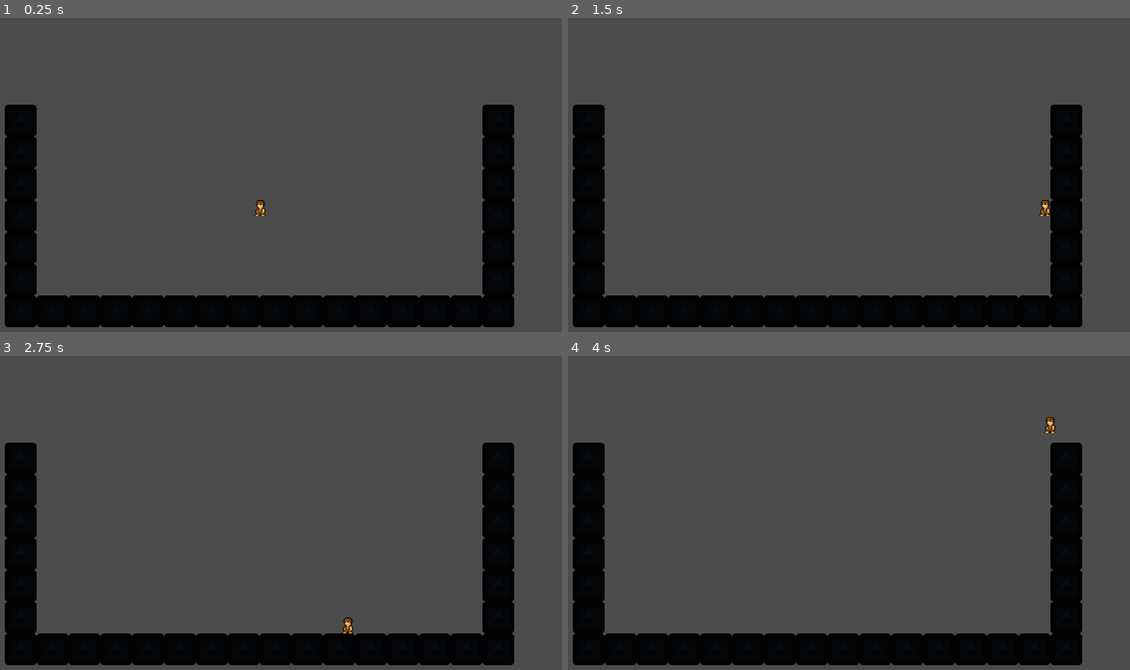
Above: before the commit, frames 1-4 (two rows, left to right).
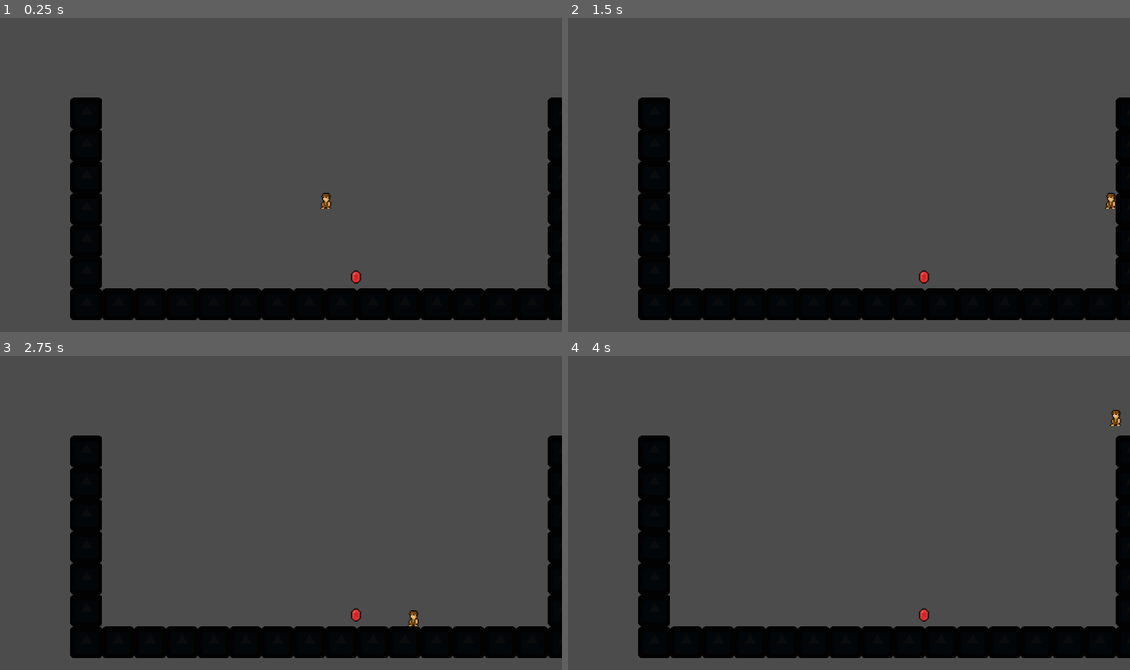
Above: after the commit, the same moments.

Repository: DayvanRider/HALT-Game-Jam-2018-August
Game: Godot game, scene res://level.tscn
Two runs of this game, one before a commit and one after it. Both use one fixed random seed, a clock stepped at 60 frames per second and the inputs below. The engine's default icon, where the game draws it, is replaced by a stand-in: a white triangle on a blue panel in a dark square.
Inputs:
- Up to frame 1 (0.25 s): no input
- Up to frame 2 (1.5 s): hold Right (ui_right) from 0.53 s (still down); tap Up (ui_up) at 0.77 s
- Up to frame 3 (2.75 s): tap Up (ui_up) at 1.52 s; tap Enter at 2 s; release Right (ui_right) at 2.03 s; hold Left (ui_left) from 2.03 s (still down)
- Up to frame 4 (4 s): release Left (ui_left) at 2.78 s; hold Right (ui_right) from 2.78 s (still down); tap Up (ui_up) at 3.02, 3.77 s

The runs differ from the first frame. In frame 1, 17% of the frame differs, in the area x 0-100%, y 25-99%; in frame 2, 17%; in frame 3, 17%; in frame 4, 17%, in the area x 0-100%, y 17-99%.
Error after the commit: Parse Error: Expected ',' or ')' (res://Gameplay/Area2D.gd:12)

Commit message:
Gem work in progress

Diff:
--- /dev/null
+++ b/JSUS/Gameplay/Area2D.gd
@@ -0,0 +1,23 @@
+extends Area2D
+
+# class member variables go here, for example:
+# var a = 2
+# var b = "textvar"
+
+func _ready():
+	get_node("/root/"
+#	contacts_reported = 1
+	# Called when the node is added to the scene for the first time.
+	# Initialization here
+	pass
+
+func _physics_process(delta):
+	var bodies = get_overlapping_bodies()
+	var touchingPlayer = false
+	#Iterate through everybody
+	#print("Gem is visible: " + String(get_node("Sprite").is_visible()))
+	for b in bodies:
+		if b.get_name() == "Player":
+			touchingPlayer = true		#Player found!
+			#print("Player Touched")
+			get_node("../Sprite").set_visible(false)
--- /dev/null
+++ b/JSUS/Gameplay/Gem.tscn
@@ -0,0 +1,33 @@
+[gd_scene load_steps=4 format=2]
+
+[ext_resource path="res://Gameplay/Area2D.gd" type="Script" id=1]
+[ext_resource path="res://assets/Andere/Gem(einzeln).png" type="Texture" id=2]
+
+[sub_resource type="RectangleShape2D" id=1]
+
+custom_solver_bias = 0.0
+extents = Vector2( 5, 10 )
+
+[node name="Gem" type="Node2D" index="0"]
+
+[node name="Area2D" type="Area2D" parent="." index="0"]
+
+input_pickable = true
+gravity_vec = Vector2( 0, 1 )
+gravity = 98.0
+linear_damp = 0.1
+angular_damp = 1.0
+audio_bus_override = false
+audio_bus_name = "Master"
+script = ExtResource( 1 )
+
+[node name="CollisionShape2D" type="CollisionShape2D" parent="Area2D" index="0"]
+
+position = Vector2( 0, 0.500001 )
+scale = Vector2( 1, 0.653846 )
+shape = SubResource( 1 )
+
+[node name="Sprite" type="Sprite" parent="." index="1"]
+
+texture = ExtResource( 2 )
+_sections_unfolded = [ "Visibility" ]
--- a/JSUS/Gameplay/Playercharacter.tscn
+++ b/JSUS/Gameplay/Playercharacter.tscn
@@ -8,7 +8,7 @@
 custom_solver_bias = 0.0
 extents = Vector2( 28.1672, 31.8726 )
 
-[node name="KinematicBody2D" type="KinematicBody2D" index="0"]
+[node name="Player" type="KinematicBody2D"]
 
 position = Vector2( -24, 24 )
 scale = Vector2( 0.25, 0.25 )
@@ -17,17 +17,18 @@
 collision_mask = 1
 collision/safe_margin = 0.08
 script = ExtResource( 1 )
+_sections_unfolded = [ "collision" ]
 GRAVITY = 20
 
 [node name="Sprite" type="Sprite" parent="." index="0"]
 
-position = Vector2( 1.90735e-06, 1.90735e-06 )
+position = Vector2( 1.90735e-006, 1.90735e-006 )
 scale = Vector2( 4, 4 )
 texture = ExtResource( 2 )
 _sections_unfolded = [ "Offset" ]
 
 [node name="CollisionShape2D" type="CollisionShape2D" parent="." index="1"]
 
-position = Vector2( 3.33139, -7.62939e-06 )
+position = Vector2( 3.33139, -7.62939e-006 )
 scale = Vector2( 0.728571, 1 )
 shape = SubResource( 1 )
--- /dev/null
+++ b/JSUS/Gameplay/Score.tscn
@@ -0,0 +1,7 @@
+[gd_scene load_steps=2 format=2]
+
+[ext_resource path="res://Score.gd" type="Script" id=1]
+
+[node name="Score" type="Node" index="0"]
+
+script = ExtResource( 1 )
--- a/JSUS/KinematicBody2D.gd
+++ b/JSUS/KinematicBody2D.gd
@@ -14,6 +14,8 @@
 func _ready():
 	# Called when the node is added to the scene for the first time.
 	# Initialization here
+	set_name("Player")
+	var GemCount
 	pass
 
 func _physics_process(delta):
--- /dev/null
+++ b/JSUS/Score.gd
@@ -0,0 +1,13 @@
+extends Node
+
+var TotalNumberofGems = 0
+
+func _ready():
+	# Called when the node is added to the scene for the first time.
+	# Initialization here
+	pass
+
+#func _process(delta):
+#	# Called every frame. Delta is time since last frame.
+#	# Update game logic here.
+#	pass
--- a/JSUS/level.tscn
+++ b/JSUS/level.tscn
@@ -1,17 +1,18 @@
-[gd_scene load_steps=5 format=2]
+[gd_scene load_steps=6 format=2]
 
 [ext_resource path="res://level.gd" type="Script" id=1]
 [ext_resource path="res://icon.png" type="Texture" id=2]
 [ext_resource path="res://Gameplay/Playercharacter.tscn" type="PackedScene" id=3]
+[ext_resource path="res://Gameplay/Gem.tscn" type="PackedScene" id=4]
 
 [sub_resource type="RectangleShape2D" id=1]
 
 custom_solver_bias = 0.0
 extents = Vector2( 32, 32 )
 
-[node name="World" type="Node2D" index="0"]
-
-position = Vector2( 208, 224 )
+[node name="World" type="Node2D"]
+
+position = Vector2( 274, 217 )
 script = ExtResource( 1 )
 
 [node name="Node2D" type="Node2D" parent="." index="0"]
@@ -694,3 +695,7 @@
 [node name="KinematicBody2D" parent="." index="1" instance=ExtResource( 3 )]
 
 position = Vector2( 128, -32 )
+
+[node name="Gem" parent="." index="2" instance=ExtResource( 4 )]
+
+position = Vector2( 159, 84 )
